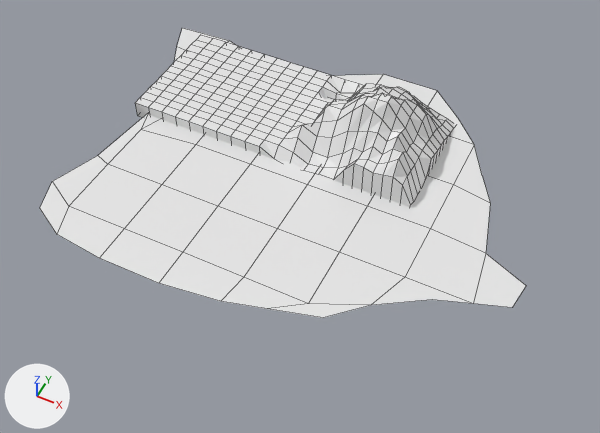
The Blender file Object Files/Scene_Building.blend: old version first, new version second.
Camera for both pictures: a 50 mm lens placed at (2.7, -5.57, 6.42), pointed at (0.08, -0.33, -0.14). The axes (+X, +Y, +Z) are drawn at lower left. The lights are the same throughout. Mesh edges are drawn as thin lines. The same objects are shown in both versions, whatever each file hides.
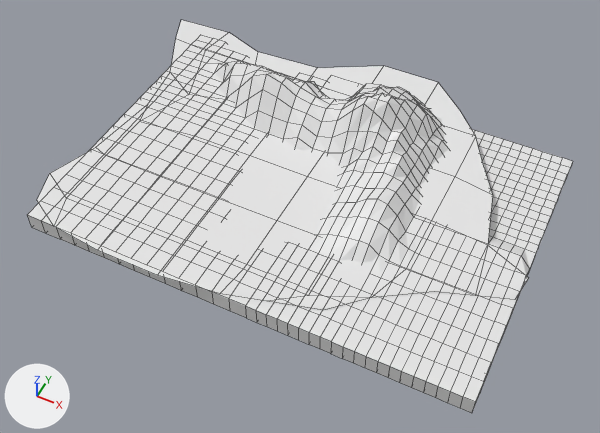
Pixel boxes (x1, y1, x2, y2) of what changed, in the pictures (600 x 433 px):
'Cube.003', moved
    before: (40, 28, 526, 318)
    after: (37, 20, 528, 310)
'Cube.004', reshaped (71% wider, 105% taller)
    before: (135, 35, 454, 207)
    after: (27, 59, 573, 413)
part 1 of me_cube_004, built on
    before: (202, 43, 454, 207)
    after: (27, 60, 573, 413)

What the commit changed:
me_cube_004 is used by ob_cube_004; location (0.0, 0.0, 0.58).
me_cube_004 had 700 vertices, 698 faces and spanned x -2.31..1.1, y 0.19..1.65, z -0.76..0.22.
me_cube_004 now has 1666 vertices, 1664 faces and spans x -2.31..2.45, y -1.75..1.65, z -0.66..0.22.
me_cube_004 part 1: 81 vertices moved from x -1.77..1.1, y 0.19..1.65, z -0.76..0.01 to x -1.77..1.1, y -0.03..1.65, z -0.66..0.08; 1 vertex removed from x 1.1, y 0.19, z -0.54; 967 vertices added at x -2.31..2.45, y -1.75..1.65, z -0.66..-0.14.
Object 'Cube.003' (ob_cube_003) moves from (0.0, 0.0, 0.0) to (0.0, 0.0, 0.124).
